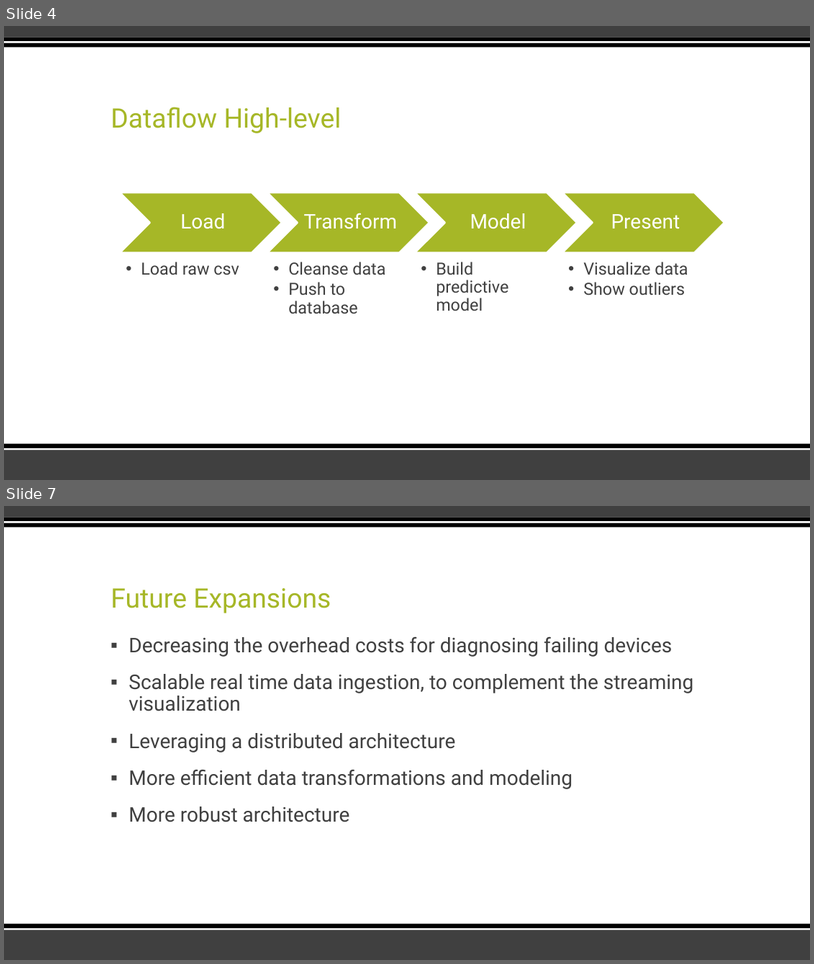
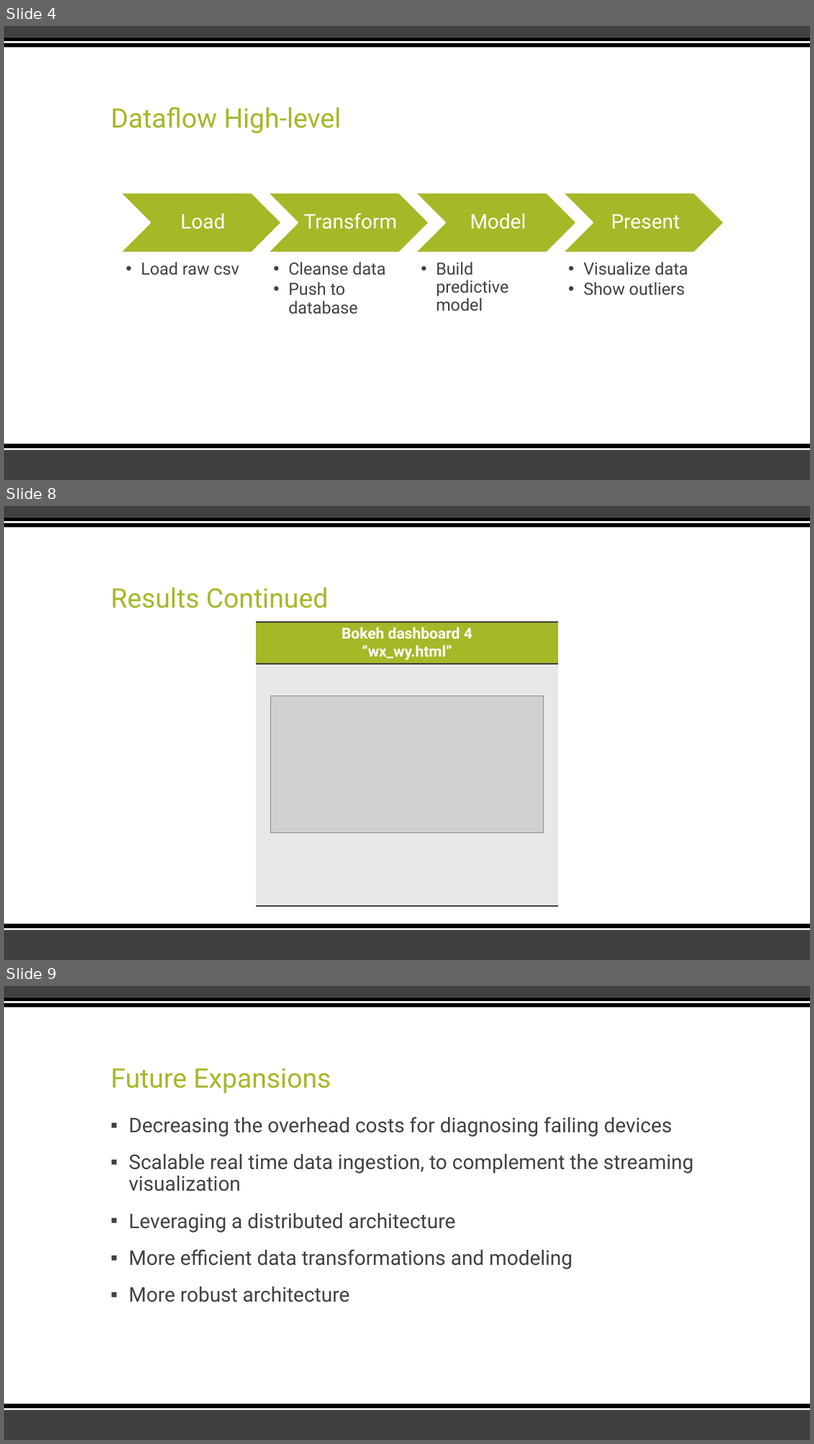
Before and after one commit to james-tn/Real-time-anomaly-detection-spark-and-deep-learning, a slide deck: deliverables/w205_section04_final_project_james_weixing_annalaissa_yang.pptx. Shown one above the other, each under a label of ours: slides 4 and 7 before the commit, slides 4, 8 and 9 after it; the slides between them are not shown. The pictures are 814x964 and 814x1444 pixels, drawn with LibreOffice and Linux fonts; fonts in the diff are those of the drawing; grey boxes stand for pictures. Boxes give left, top, right and bottom in pixels: in the first picture for what was removed or moved away, otherwise in the second. Text is boxed around its words. In the diff, an @@ line names an element or a change of style, - is before the commit and + after.

```diff
--- a/deliverables/w205_section04_final_project_james_weixing_annalaissa_yang.pptx
+++ b/deliverables/w205_section04_final_project_james_weixing_annalaissa_yang.pptx
@@ slide 8 added at (x1=4, y1=506, x2=810, y2=960), background #FFFFFF; not listed: 6 template elements that a slide beside it also shows @@
@@ title added at (x1=111, y1=587, x2=329, y2=608), 32 pt, text #A6B727 @@
+Results Continued
@@ table added at (x1=256, y1=622, x2=558, y2=906), 2 rows, 1 columns @@
+Bokeh dashboard 4 / “wx_wy.html”
+
@@ picture added at (x1=271, y1=696, x2=543, y2=833) @@
@@ what was slide 7 is now slide 9 @@
```
Also in this commit, not shown: 3 slides changed, 1 other slide added, 2 other files.
